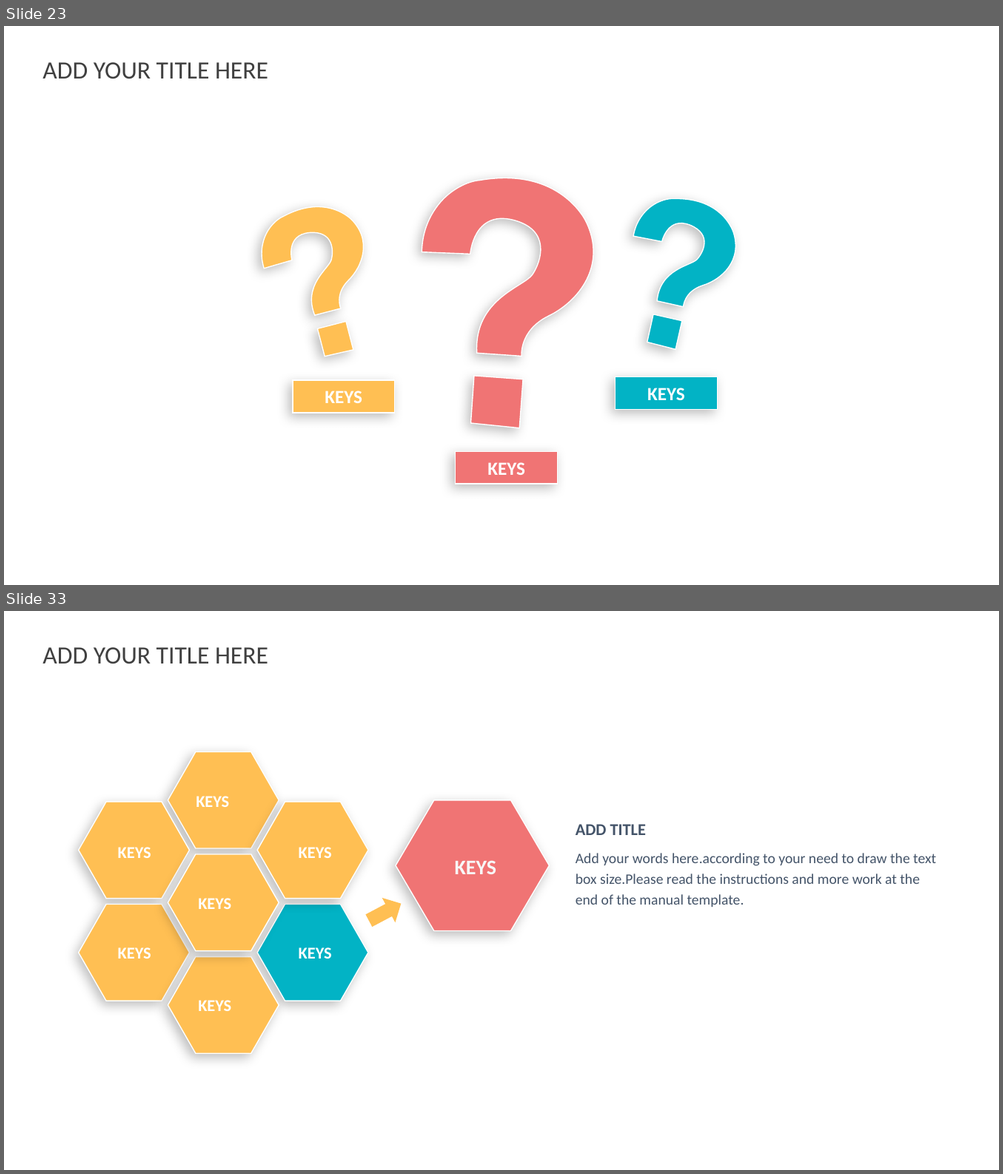
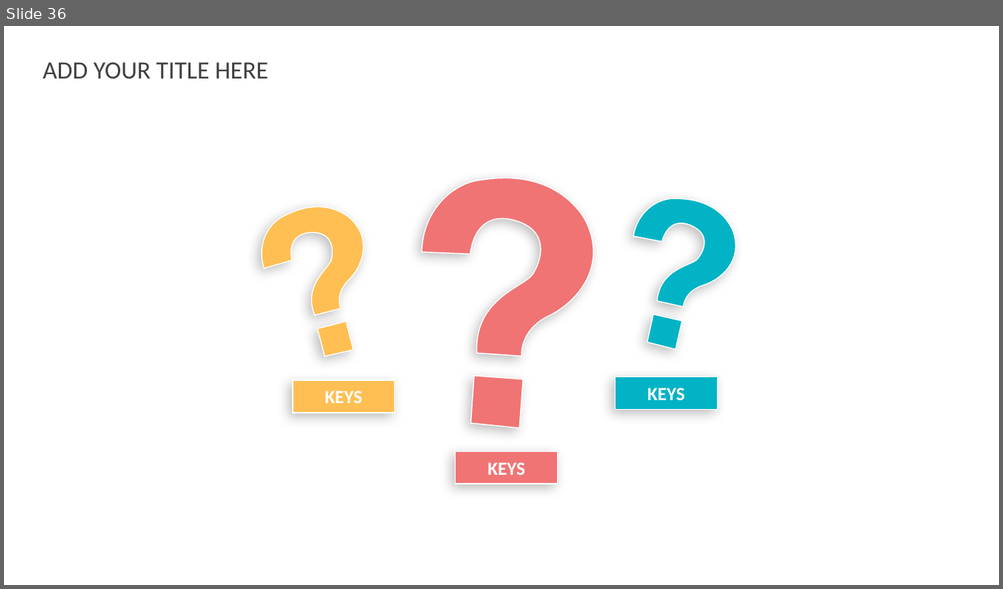
Before and after one commit to lia-ghita/ht, a slide deck: HabitTracker.pptx. Shown one above the other, each under a label of ours: slides 23 and 33 before the commit, slide 36 after it; the slides between them are not shown. The pictures are 1003x1174 and 1003x589 pixels, drawn with LibreOffice and Linux fonts; fonts in the diff are those of the drawing; background and template pictures are left out. Boxes give left, top, right and bottom in pixels: in the first picture for what was removed or moved away, otherwise in the second. Text is boxed around its words. In the diff, an @@ line names an element or a change of style, - is before the commit and + after.

```diff
--- a/HabitTracker.pptx
+++ b/HabitTracker.pptx
@@ slide 33 removed at (x1=4, y1=611, x2=999, y2=1170), background picture (left out) @@
@@ text removed at (x1=42, y1=647, x2=268, y2=664) @@
-ADD YOUR TITLE HERE
@@ hexagon removed at (x1=168, y1=752, x2=279, y2=849) @@
@@ hexagon removed at (x1=79, y1=802, x2=190, y2=899) @@
@@ text removed at (x1=196, y1=796, x2=229, y2=807) @@
-KEYS
@@ hexagon removed at (x1=257, y1=802, x2=368, y2=899) @@
@@ hexagon removed at (x1=395, y1=800, x2=549, y2=931) @@
@@ text removed at (x1=575, y1=824, x2=646, y2=835) @@
-ADD TITLE
@@ text removed at (x1=118, y1=847, x2=151, y2=858) @@
-KEYS
@@ hexagon removed at (x1=168, y1=854, x2=279, y2=951) @@
@@ text removed at (x1=299, y1=847, x2=332, y2=858) @@
-KEYS
@@ text removed at (x1=575, y1=853, x2=936, y2=907) @@
-Add your words here.according to your need to draw the text box size.Please read the instructions and more work at the end of the manual template.
@@ text removed at (x1=455, y1=860, x2=496, y2=874) @@
-KEYS
@@ text removed at (x1=198, y1=898, x2=231, y2=909) @@
-KEYS
@@ right arrow removed at (x1=362, y1=891, x2=408, y2=934) @@
@@ hexagon removed at (x1=79, y1=904, x2=190, y2=1001) @@
@@ hexagon removed at (x1=257, y1=904, x2=368, y2=1001) @@
@@ text removed at (x1=118, y1=948, x2=151, y2=959) @@
-KEYS
@@ hexagon removed at (x1=168, y1=957, x2=279, y2=1054) @@
@@ text removed at (x1=299, y1=948, x2=332, y2=959) @@
-KEYS
@@ text removed at (x1=198, y1=1000, x2=231, y2=1011) @@
-KEYS
@@ what was slide 23 is now slide 36 @@
```
Also in this commit, not shown: 3 slides changed, 19 slides added, 22 other slides removed.
